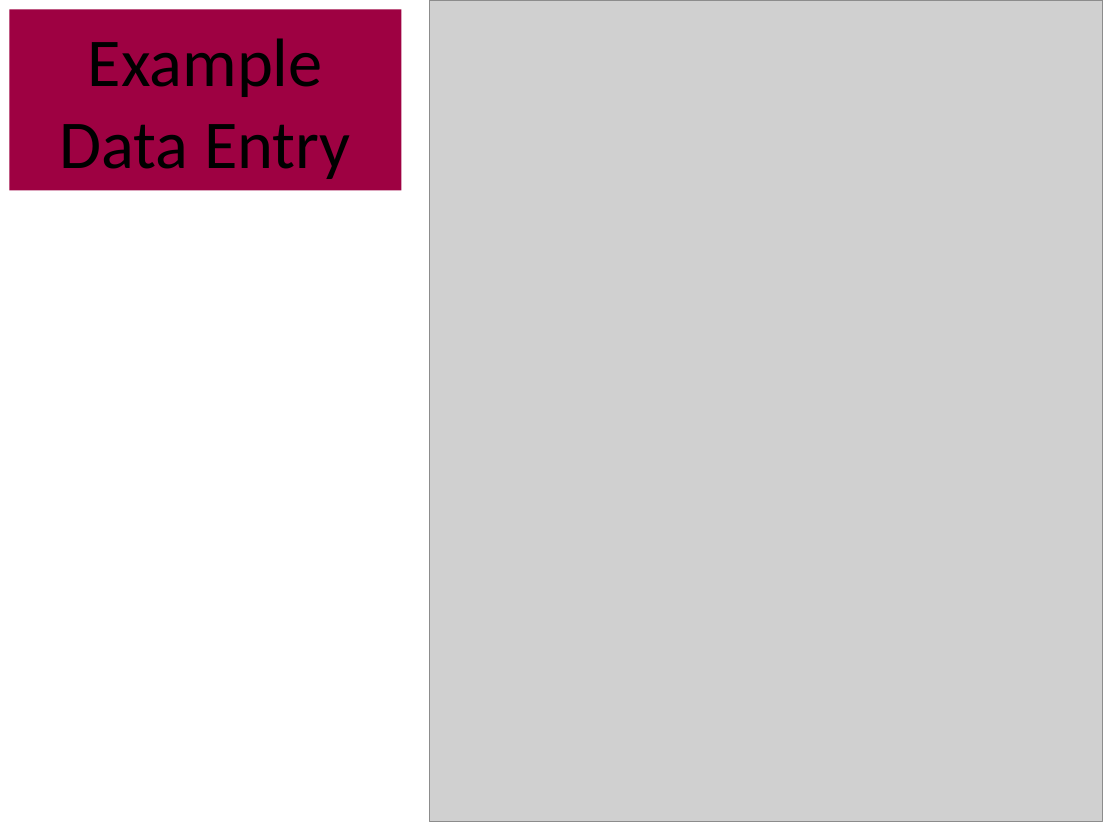
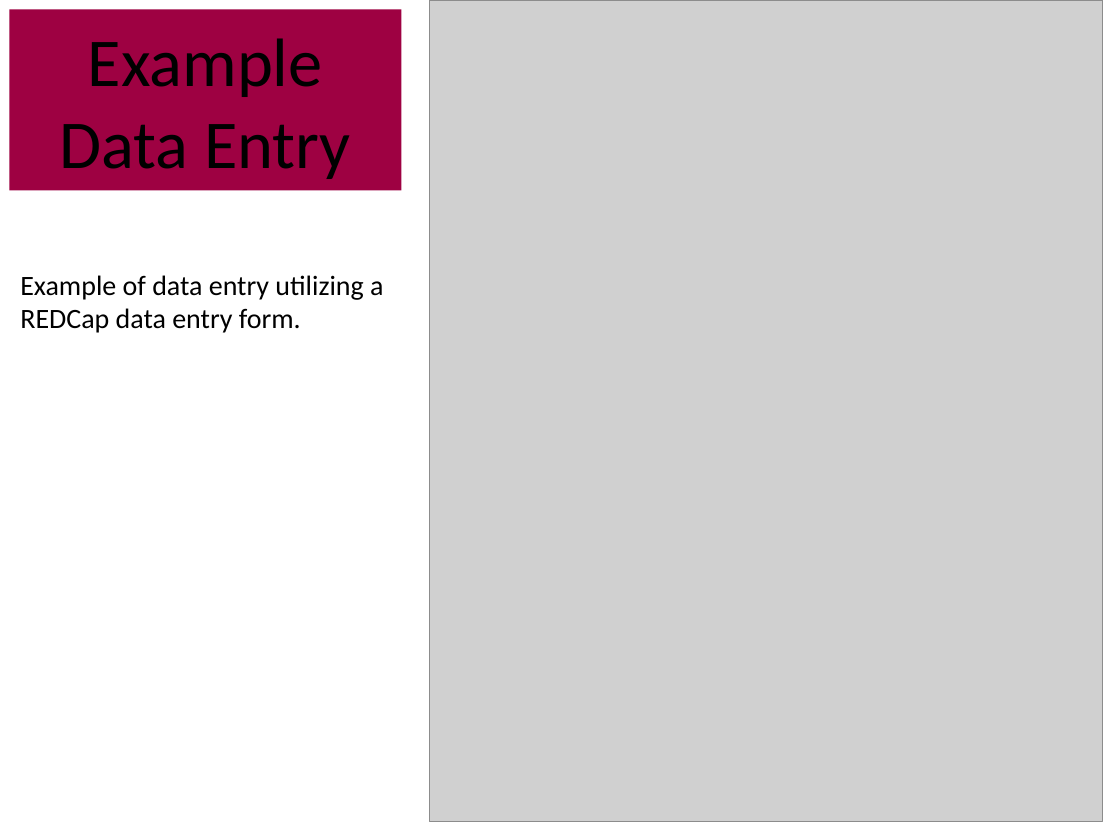
Before and after one commit to OuhscBbmc/RedcapExamplesAndPatterns, a slide deck: slide 9 of Publications/Presentation2013-11-R21HIV-RFBS Project design/REDCap-ThomasAndDavid.pptx (slide 7 before the commit). Drawn at 1120x840 pixels with LibreOffice and Linux fonts; fonts in the diff are those of the drawing; grey boxes stand for pictures. Boxes give left, top, right and bottom in pixels: in the first picture for what was removed or moved away, otherwise in the second. Text is boxed around its words. In the diff, an @@ line names an element or a change of style, - is before the commit and + after.

```diff
--- a/Publications/Presentation2013-11-R21HIV-RFBS Project design/REDCap-ThomasAndDavid.pptx
+++ b/Publications/Presentation2013-11-R21HIV-RFBS Project design/REDCap-ThomasAndDavid.pptx
@@ text added at (20, 275, 383, 333), 18 pt, text #000000 @@
+Example of data entry utilizing a REDCap data entry form.
```
Also in this commit, not shown: 2 other slides changed, 3 slides added.
